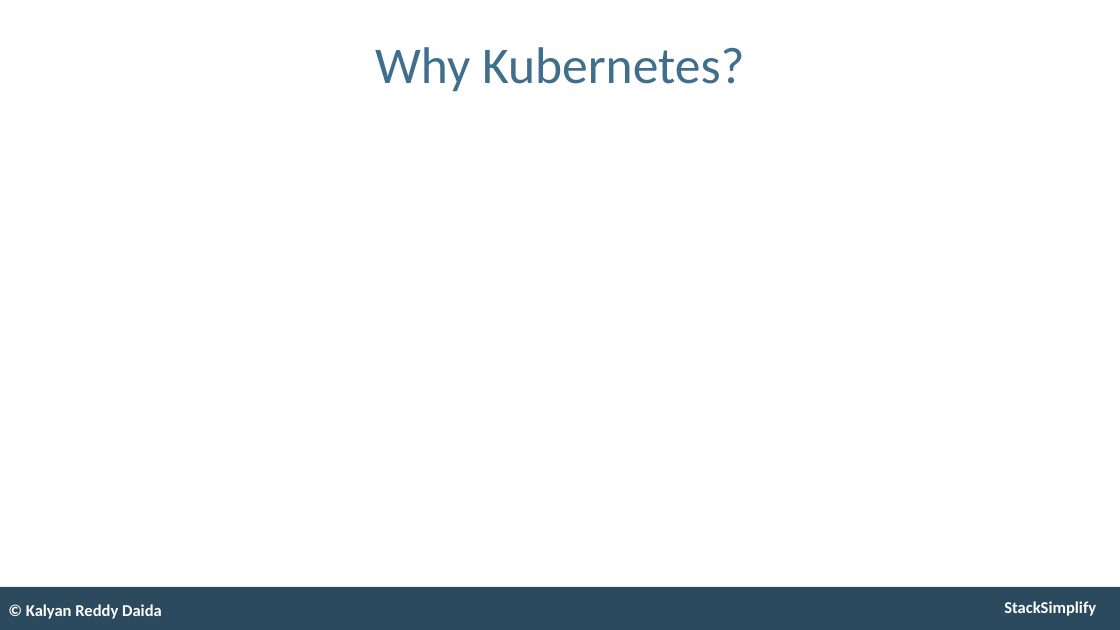
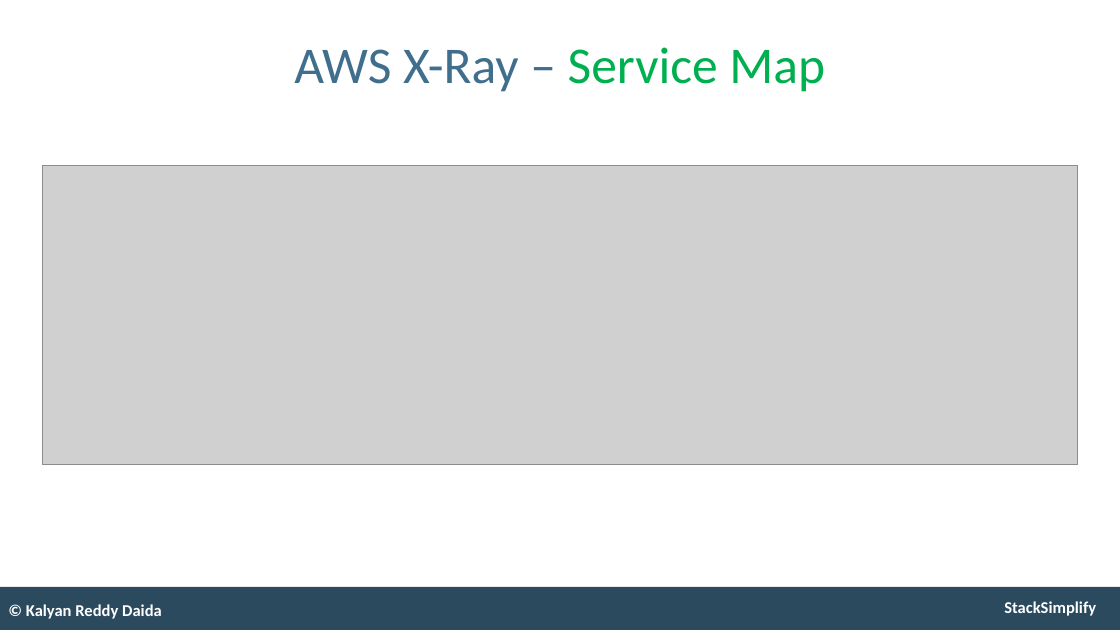
Before and after one commit to talvionyx/aws-eks-kubernetes-masterclass, a slide deck: slide 23 of presentation/AWS-Fargate-and-EKS-Masterclass.pptx (slide 19 before the commit). Drawn at 1120x630 pixels with LibreOffice and Linux fonts; fonts in the diff are those of the drawing; grey boxes stand for pictures. Boxes give left, top, right and bottom in pixels: in the first picture for what was removed or moved away, otherwise in the second. Text is boxed around its words. In the diff, an @@ line names an element or a change of style, - is before the commit and + after.

```diff
--- a/presentation/AWS-Fargate-and-EKS-Masterclass.pptx
+++ b/presentation/AWS-Fargate-and-EKS-Masterclass.pptx
@@ title at (x1=294, y1=47, x2=825, y2=92): text changed; text colour #406F8D to #00B050 @@
-Why Kubernetes?
+AWS X-Ray – Service Map
@@ picture added at (x1=42, y1=166, x2=1077, y2=464) @@
```
Also in this commit, not shown: 8 other slides changed, 21 slides added, 5 slides removed, 1 other file.
